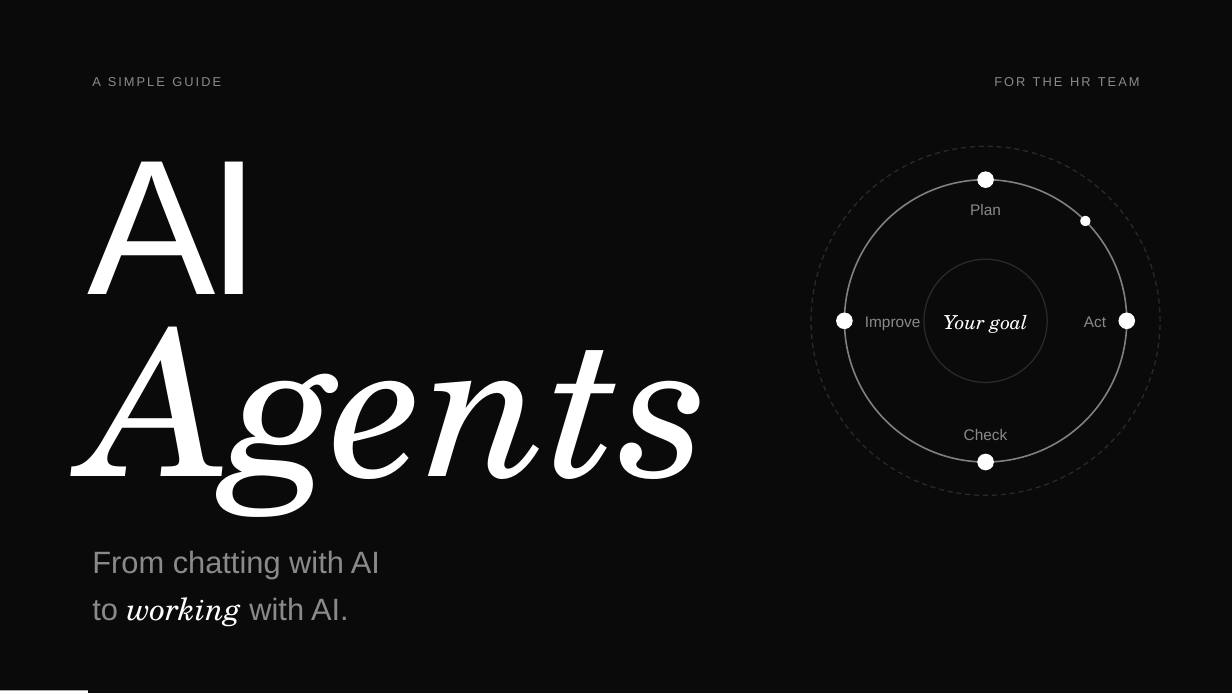
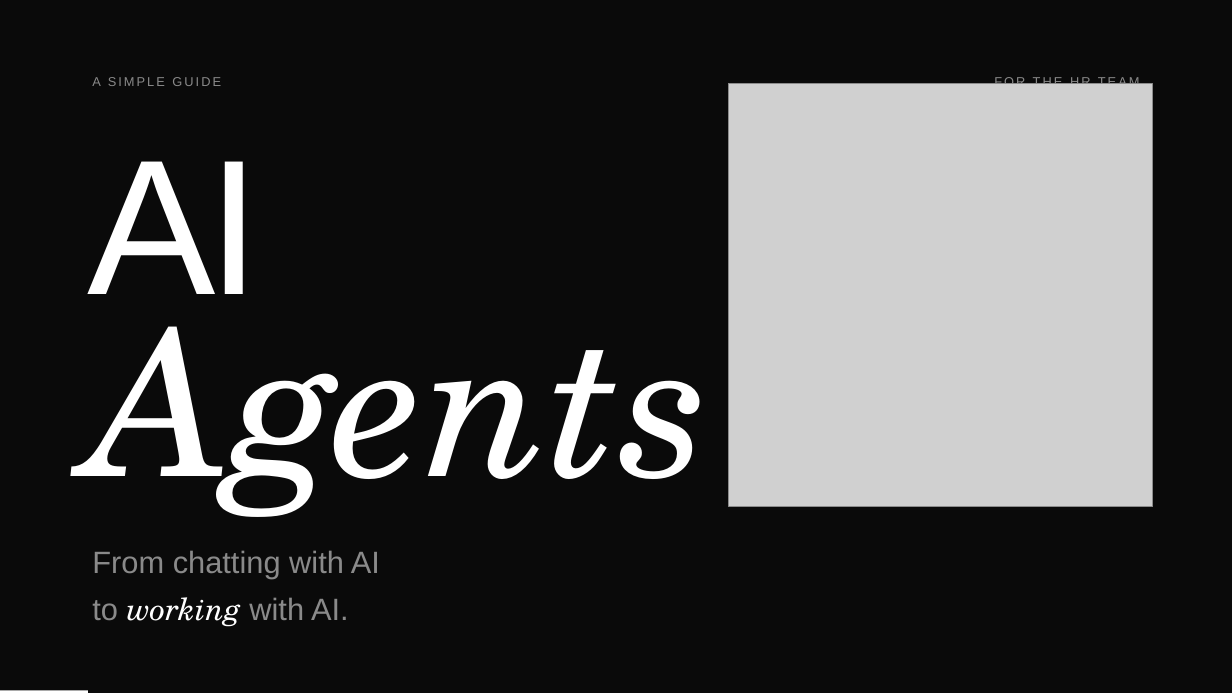
Before and after one commit to christbri/presentation, a slide deck: slide 1 of pptx/AI-Agents.pptx. Drawn at 1232x693 pixels with LibreOffice and Linux fonts; fonts in the diff are those of the drawing; grey boxes stand for pictures. Boxes give left, top, right and bottom in pixels: in the first picture for what was removed or moved away, otherwise in the second. Text is boxed around its words. In the diff, an @@ line names an element or a change of style, - is before the commit and + after.

```diff
--- a/pptx/AI-Agents.pptx
+++ b/pptx/AI-Agents.pptx
@@ picture added at (x1=729, y1=83, x2=1153, y2=506) @@
@@ ellipse removed at (x1=811, y1=146, x2=1161, y2=495) @@
@@ ellipse removed at (x1=845, y1=179, x2=1128, y2=462) @@
@@ ellipse removed at (x1=978, y1=171, x2=994, y2=188) @@
@@ text removed at (x1=970, y1=204, x2=1001, y2=215) @@
-Plan
@@ ellipse removed at (x1=1080, y1=216, x2=1091, y2=226) @@
@@ ellipse removed at (x1=924, y1=260, x2=1047, y2=383) @@
@@ ellipse removed at (x1=836, y1=312, x2=853, y2=329) @@
@@ text removed at (x1=865, y1=316, x2=921, y2=330) @@
-Improve
@@ text removed at (x1=944, y1=315, x2=1027, y2=333) @@
-Your goal
@@ text removed at (x1=1084, y1=316, x2=1106, y2=327) @@
-Act
@@ ellipse removed at (x1=1118, y1=312, x2=1135, y2=329) @@
@@ text removed at (x1=964, y1=429, x2=1008, y2=440) @@
-Check
@@ ellipse removed at (x1=978, y1=454, x2=994, y2=470) @@
```
Also in this commit, not shown: 1 other slide changed, 6 other files.
